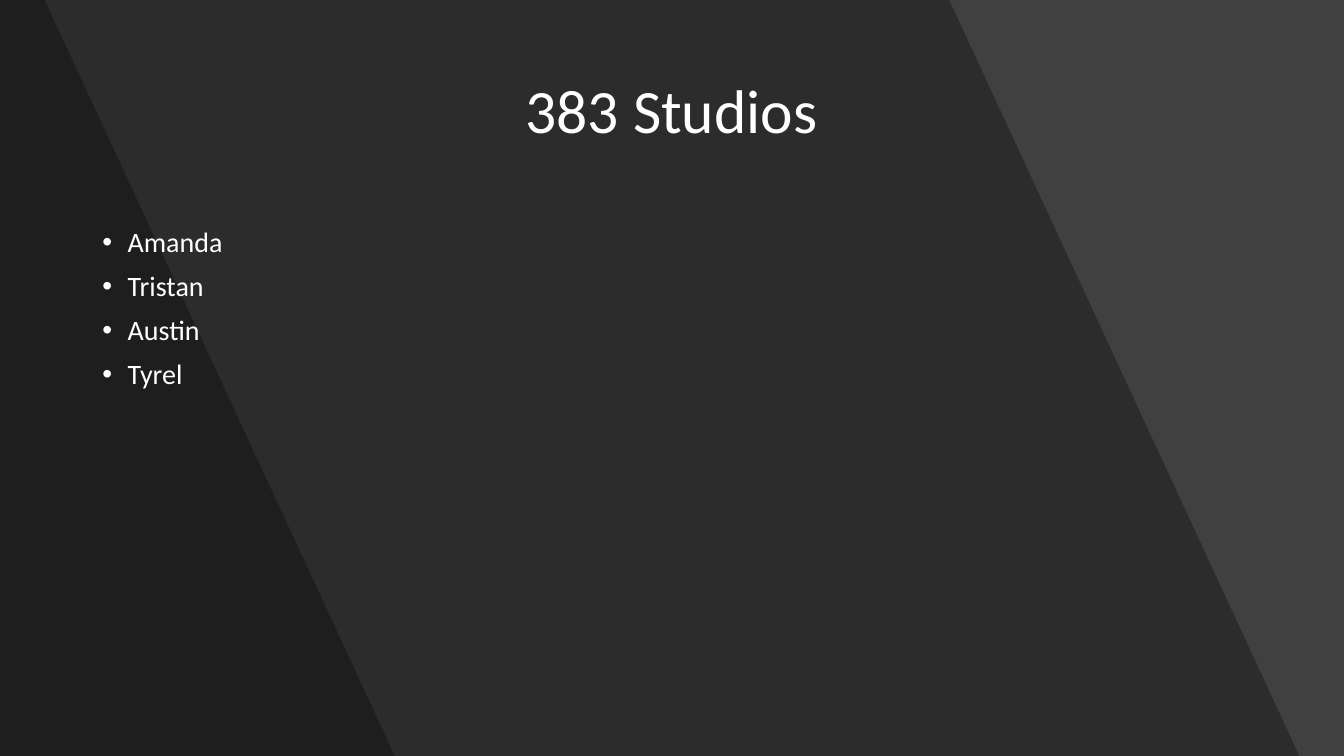
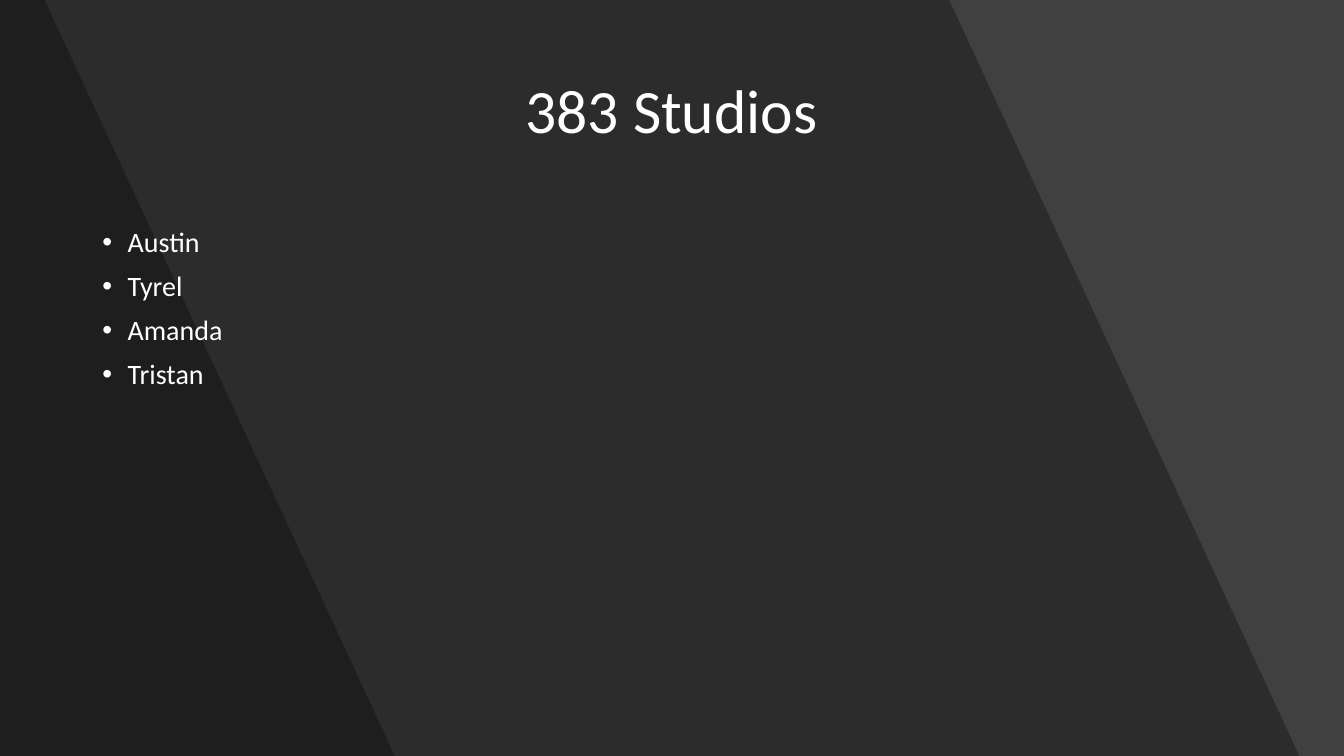
Before and after one commit to AmandaLW/Sound_Sentinel, a slide deck: slide 3 of Doc/Sound Sentinel.pptx. Drawn at 1344x756 pixels with LibreOffice and Linux fonts; fonts in the diff are those of the drawing. Boxes give left, top, right and bottom in pixels: in the first picture for what was removed or moved away, otherwise in the second. Text is boxed around its words. In the diff, an @@ line names an element or a change of style, - is before the commit and + after.

Commit message:
update

```diff
--- a/Doc/Sound Sentinel.pptx
+++ b/Doc/Sound Sentinel.pptx
@@ text at <box>128,232,200,301</box>: paragraphs added @@
+• Austin
+• Tyrel
@@ text at <box>128,320,200,389</box>: paragraphs removed @@
-• Austin
-• Tyrel
```
